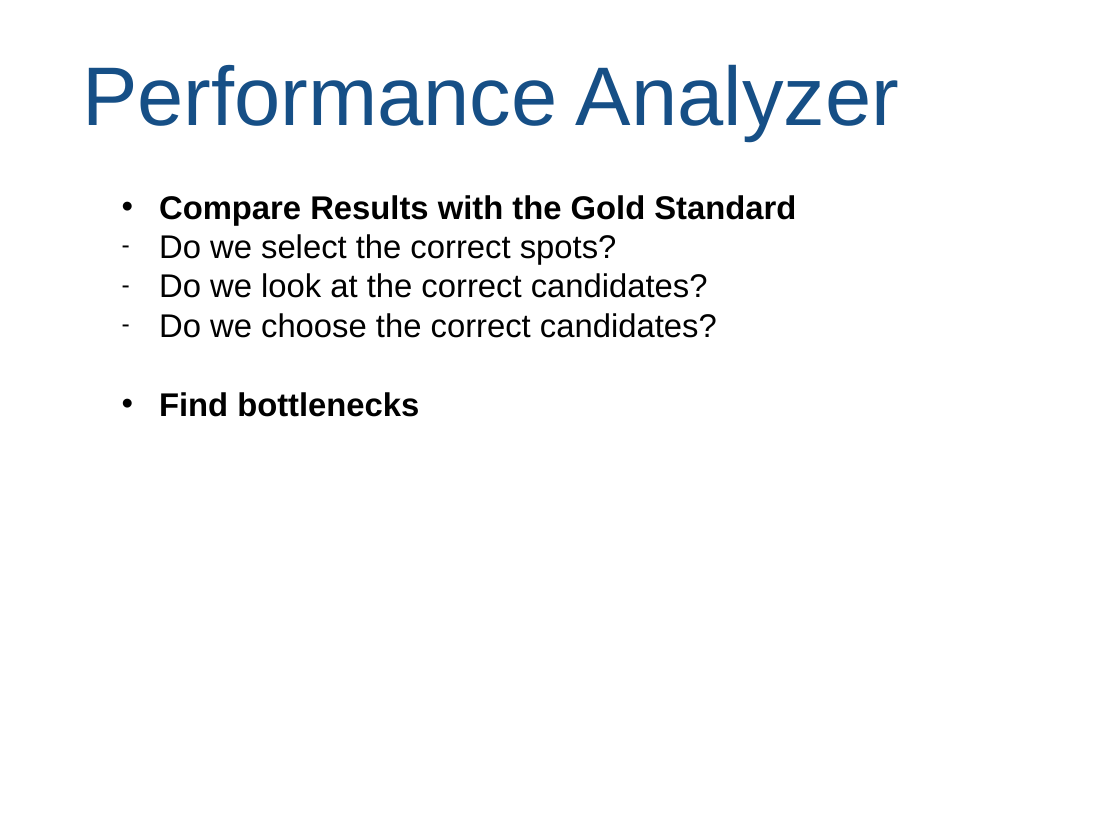
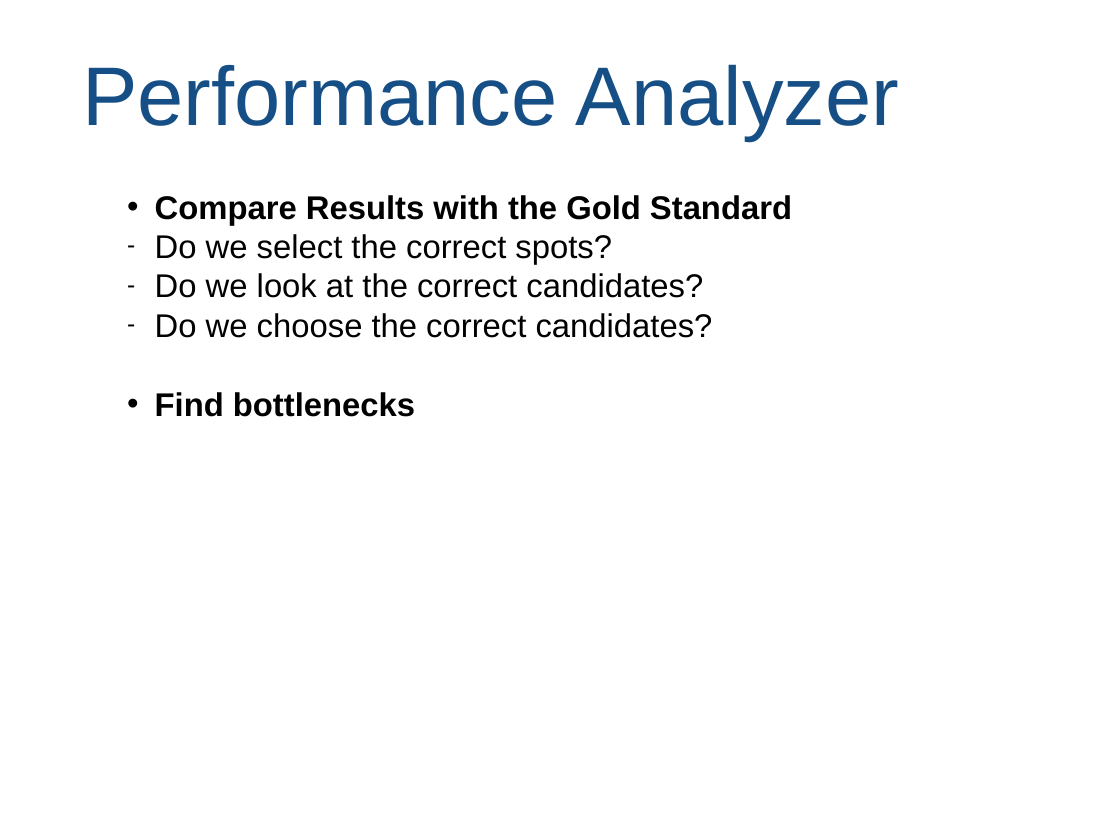
Before and after one commit to hugoflug/nlp-project, a slide deck: slide 5 of presentation/presentation.ppt. Drawn at 1120x840 pixels with LibreOffice and Linux fonts; fonts in the diff are those of the drawing. Boxes give left, top, right and bottom in pixels: in the first picture for what was removed or moved away, otherwise in the second. Text is boxed around its words. In the diff, an @@ line names an element or a change of style, - is before the commit and + after.

```diff
--- a/presentation/presentation.ppt
+++ b/presentation/presentation.ppt
@@ text "Compare Results with the Gold ..." at box(155, 195, 792, 417): indent changed @@
```
Also in this commit, not shown: 6 other slides changed.
